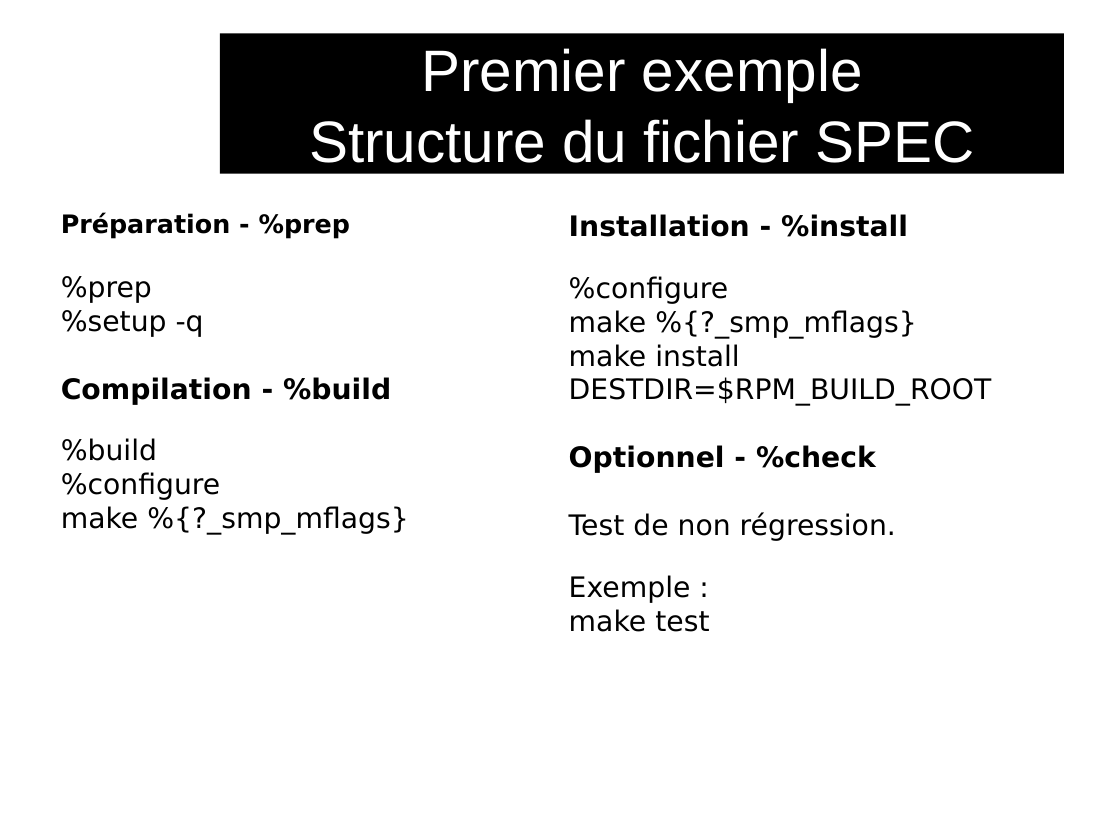
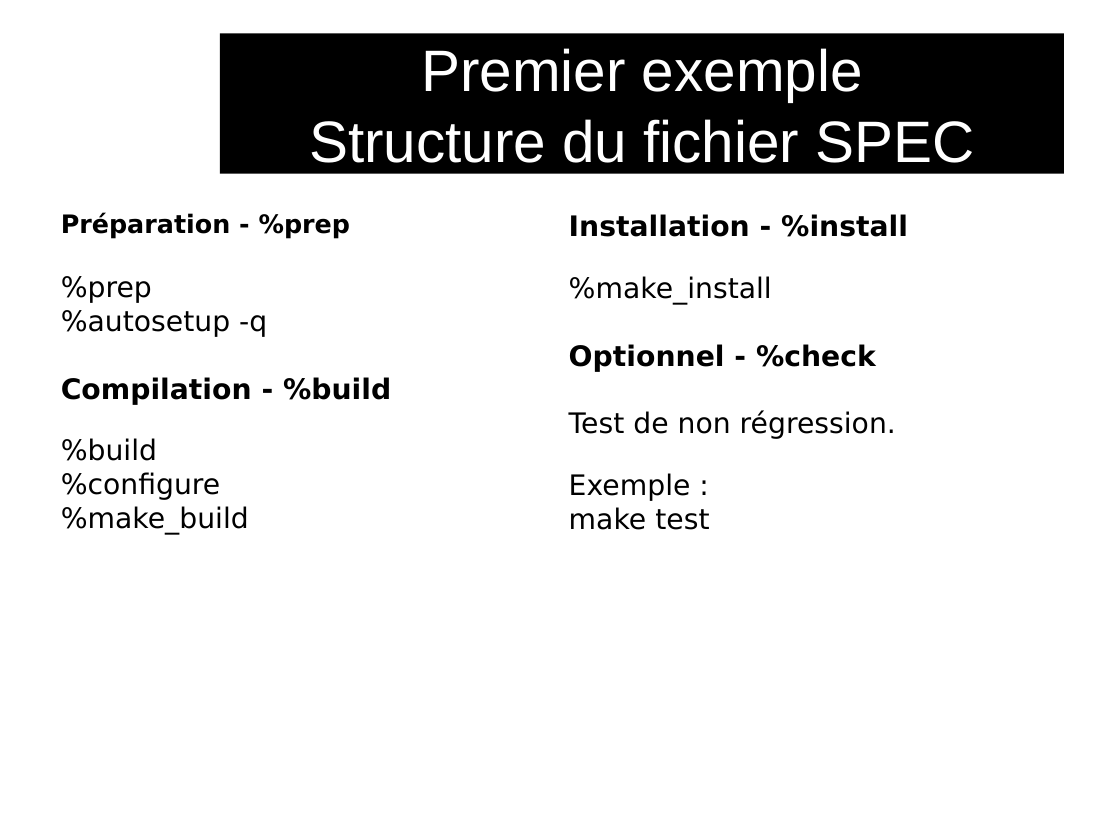
Before and after one commit to audinux/audinux.github.io, a slide deck: slide 10 of workshop/rpm/rpm.odp (slide 9 before the commit). Drawn at 1120x840 pixels with LibreOffice and Linux fonts; fonts in the diff are those of the drawing; background and template pictures are left out. Boxes give left, top, right and bottom in pixels: in the first picture for what was removed or moved away, otherwise in the second. Text is boxed around its words. In the diff, an @@ line names an element or a change of style, - is before the commit and + after.

```diff
--- a/workshop/rpm/rpm.odp
+++ b/workshop/rpm/rpm.odp
@@ text at [61, 276, 267, 337]: text changed @@
-%prep
-%setup -q
+%prep
+%autosetup -q
@@ text at [569, 276, 772, 304]: text changed @@
-%configure
-make %{?_smp_mflags}
-make install DESTDIR=$RPM_BUILD_ROOT
+%make_install
@@ text at [61, 438, 249, 534]: text changed @@
-%build
-%configure
-make %{?_smp_mflags}
+%build
+%configure
+%make_build
```
Also in this commit, not shown: 10 other slides changed, 1 slide added, 2 other files.
